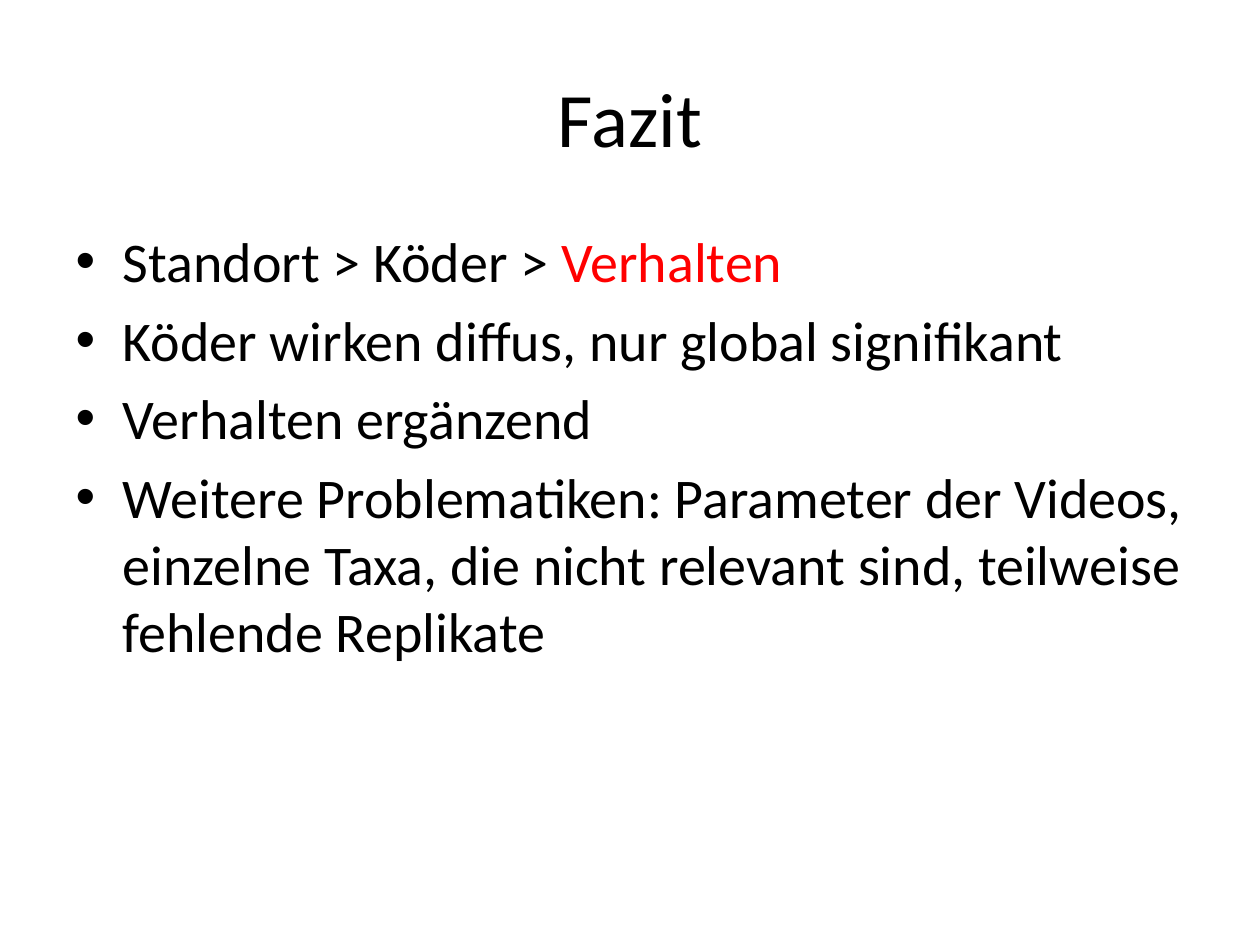
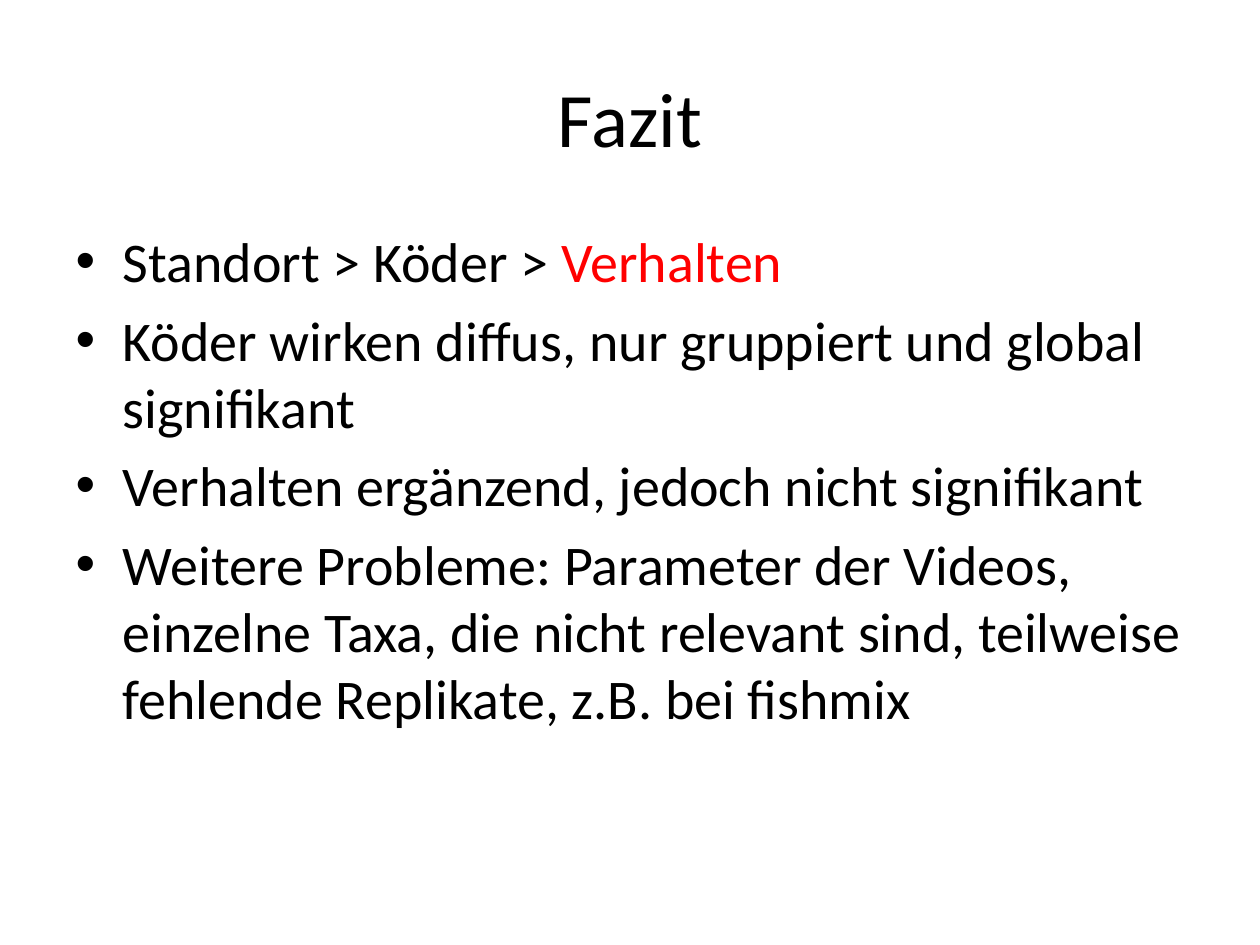
Before and after one commit to maxromes/MasterarbeitMax, a slide deck: slide 14 of Update_Masterarbeit_Max.pptx. Drawn at 1260x945 pixels with LibreOffice and Linux fonts; fonts in the diff are those of the drawing. Boxes give left, top, right and bottom in pixels: in the first picture for what was removed or moved away, otherwise in the second. Text is boxed around its words. In the diff, an @@ line names an element or a change of style, - is before the commit and + after.

```diff
--- a/Update_Masterarbeit_Max.pptx
+++ b/Update_Masterarbeit_Max.pptx
@@ text at (123, 322, 1180, 728): text changed @@
-• Köder wirken diffus, nur global signifikant
-• Verhalten ergänzend
-• Weitere Problematiken: Parameter der Videos, einzelne Taxa, die nicht relevant sind, teilweise fehlende Replikate
+• Köder wirken diffus, nur gruppiert und global signifikant
+• Verhalten ergänzend, jedoch nicht signifikant
+• Weitere Probleme: Parameter der Videos, einzelne Taxa, die nicht relevant sind, teilweise fehlende Replikate, z.B. bei fishmix
```
Also in this commit, not shown: 2 other slides changed, 1 slide removed, 4 other files.
